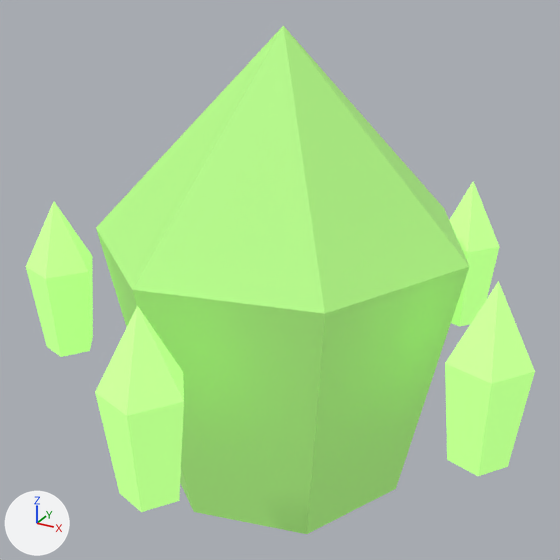
A saved change to the Blender file assets/models/source/deep-fracture-creature-AnnoyanceWisp-venom.blend.
Both versions are drawn from a 50 mm lens placed at (0.701, -1.288, 0.88), pointed at (0.014, -0.039, 0.255). Lighting does not change. The marker at lower left points along +X, +Y and +Z. The older version comes first.

The first picture shows 'orbit-shard-0', 'orbit-shard-1', 'orbit-shard-2', 'orbit-shard-4', 'shell'.
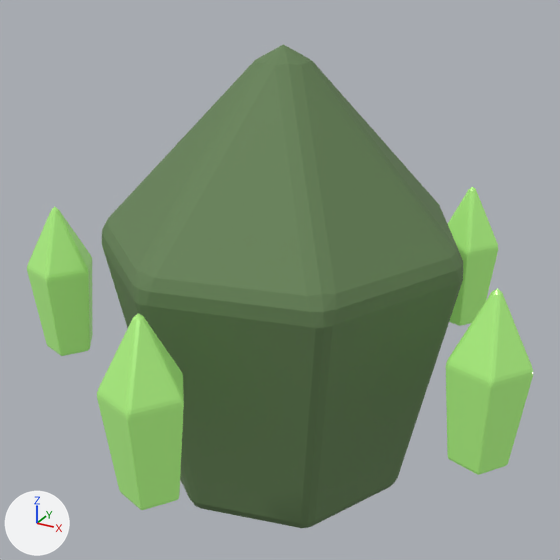
What differs and where, as boxes [x1, y1, x2, y2] in the pictures (560 x 560 px):
'shell', recoloured, surface changed, modifiers changed (darker)
    before: [96, 26, 470, 534]
    after: [102, 44, 463, 528]
'orbit-shard-1', surface changed (darker)
    both: [97, 313, 184, 510]
'orbit-shard-0', surface changed (darker)
    both: [446, 288, 533, 475]
'orbit-shard-2', surface changed (darker)
    both: [27, 207, 93, 356]
'orbit-shard-4', surface changed (darker)
    both: [449, 186, 498, 326]

What the commit changed:
Material 'export-source.001' (mat_export_source_001) changes colour from green #a6e77c to green #698659; in linear values from (0.38, 0.8, 0.2) to (0.142, 0.239, 0.101).
In material 'export-source.001' (mat_export_source_001), emission_color is no longer (0.095, 0.2, 0.05), dark green #577c3f.
In material 'export-source.001' (mat_export_source_001), emission_strength is no longer 1.0.
In material 'export-source.002' (mat_export_source_002), emission_strength goes from 1.0 to 0.28.
Object 'shell' (ob_shell) gains a BEVEL modifier named 'Crafted edge chamfer'.
Modifier setting: width = 0.025.
Modifier setting: width_pct = 0.025.
Modifier setting: segments = 2.
Modifier setting: angle_limit = 0.454.
